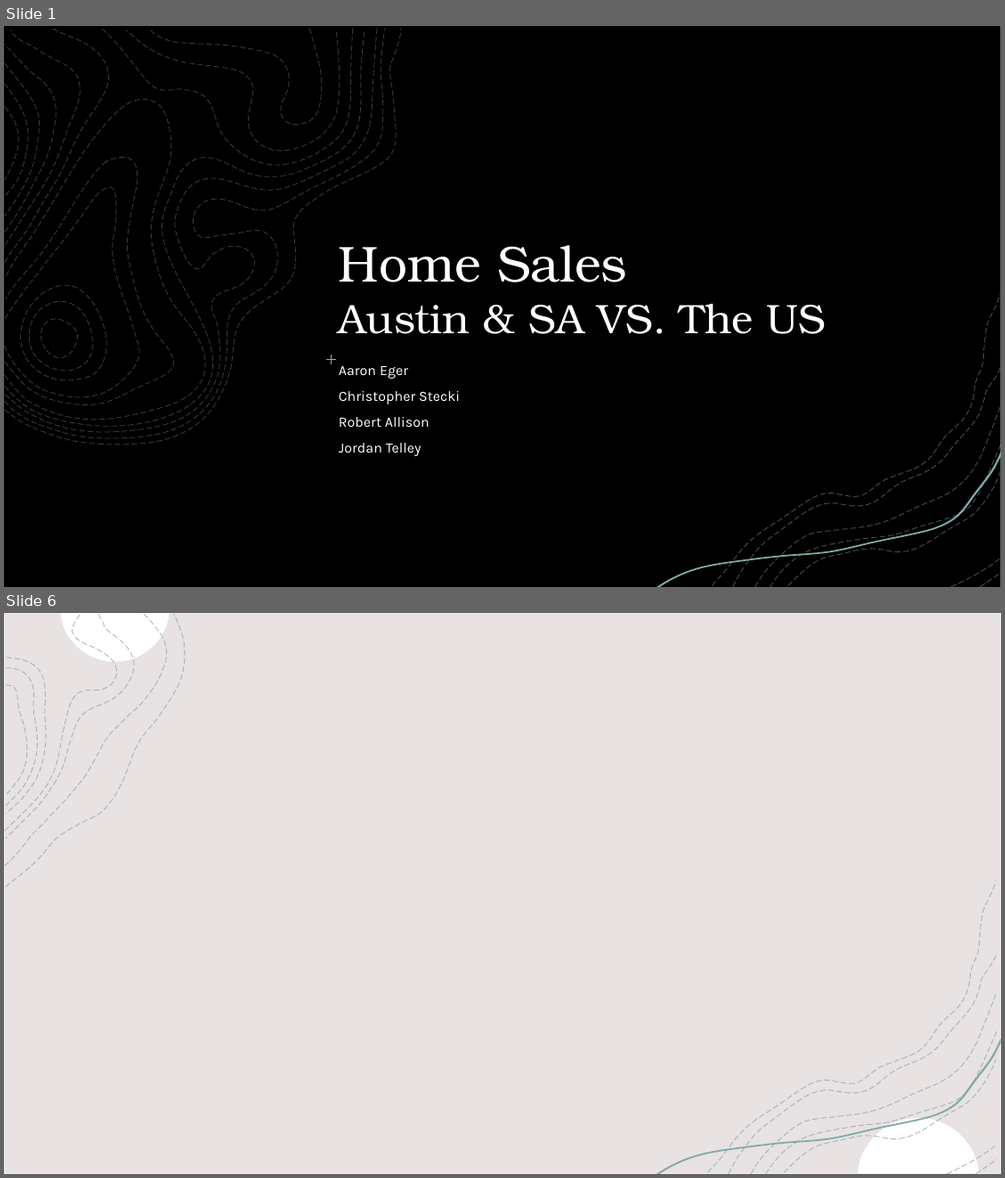
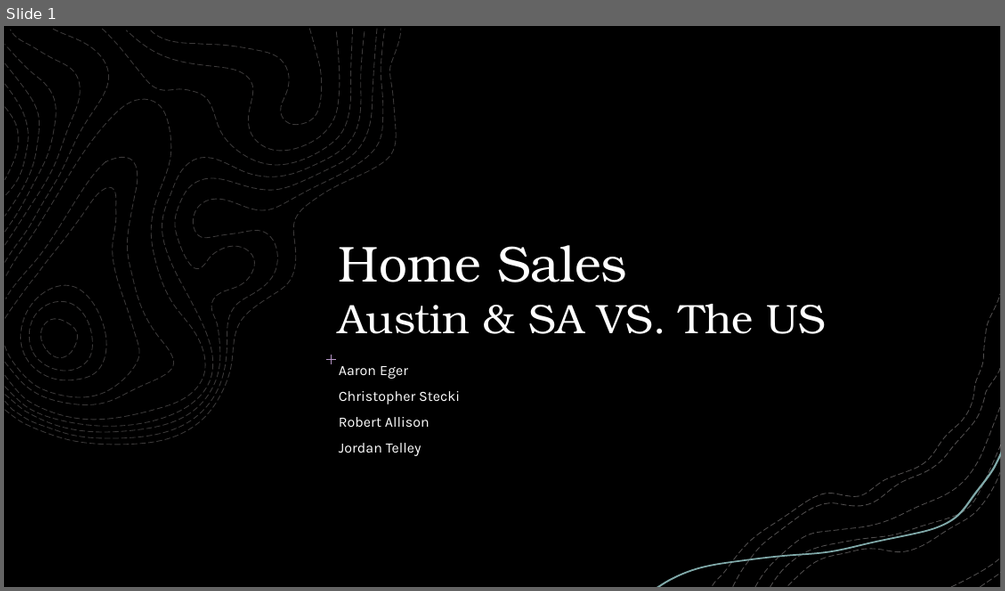
Before and after one commit to jtell32/Project-2, a slide deck: Project 2 (Group 4).pptx. Shown one above the other, each under a label of ours: slides 1 and 6 before the commit, slide 1 after it; the slides between them are not shown. The pictures are 1005x1178 and 1005x591 pixels, drawn with LibreOffice and Linux fonts; fonts in the diff are those of the drawing; background and template pictures are left out; a plain dark background stands for a picture behind light text. Boxes give left, top, right and bottom in pixels: in the first picture for what was removed or moved away, otherwise in the second. Text is boxed around its words. In the diff, an @@ line names an element or a change of style, - is before the commit and + after.

```diff
--- a/Project 2 (Group 4).pptx
+++ b/Project 2 (Group 4).pptx
@@ slide 6 removed at (4, 613, 1001, 1174), background #FFFFFF; not listed: 11 template elements that a slide beside it also shows @@
@@ rectangle removed at (4, 613, 1001, 1174) @@
@@ group removed at (6, 615, 185, 887): 4 freeform shapes @@
@@ freeform shape removed at (708, 881, 996, 1172) @@
@@ freeform shape removed at (784, 1060, 995, 1172) @@
```
Also in this commit, not shown: 3 slides changed, 3 slides added, 2 other slides removed, 1 other file.
